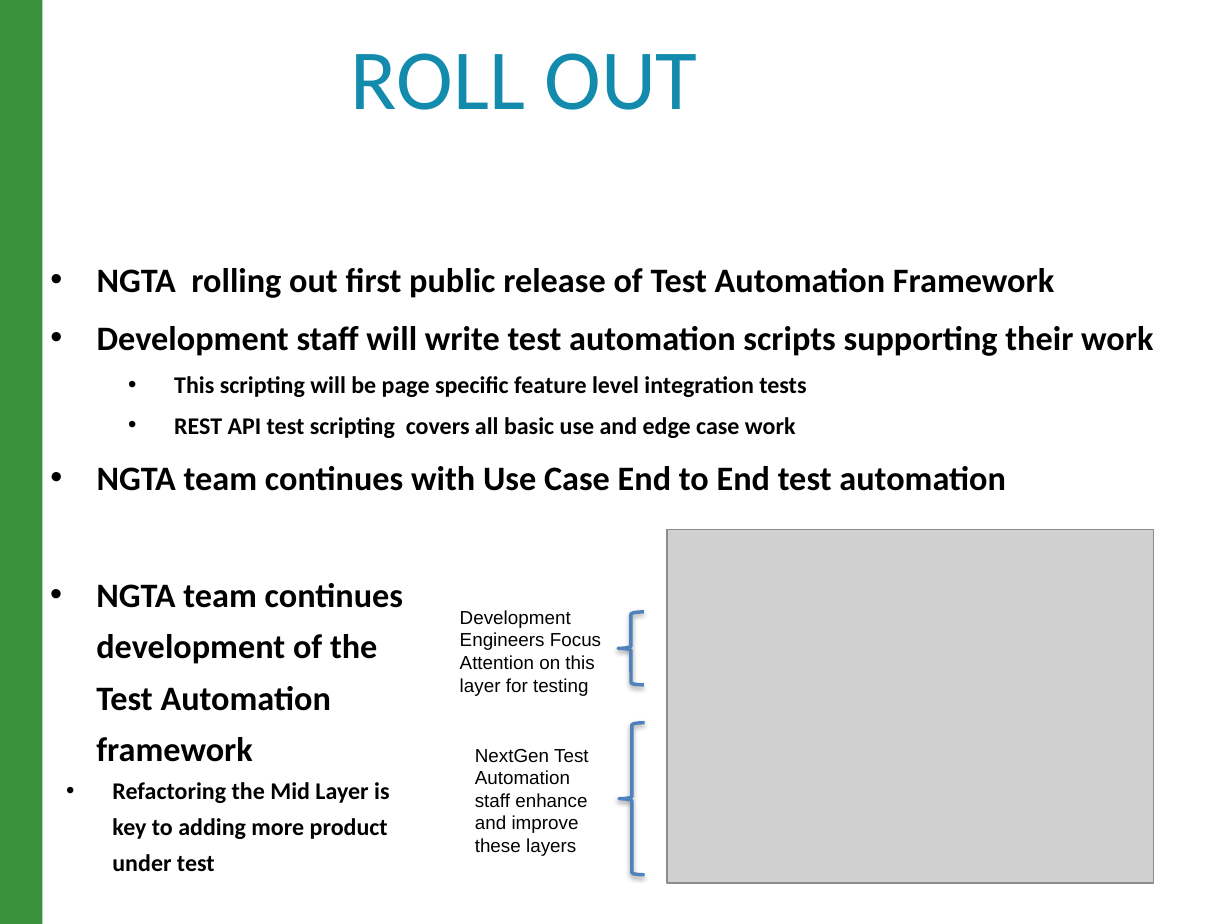
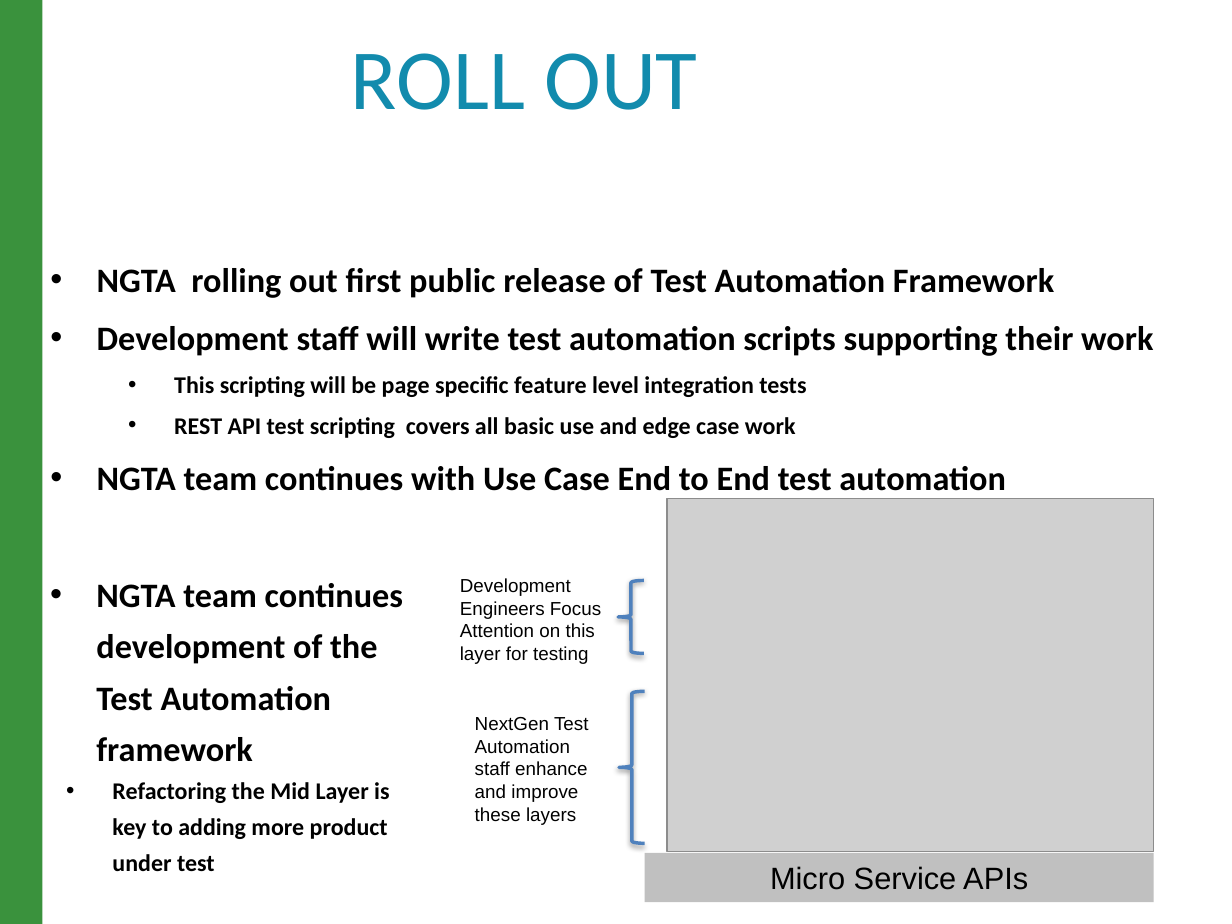
Before and after one commit to raghav9329/mainProf, a slide deck: slide 14 of CurrentWork_Delta/CX_StrategyPowerPoint.pptx. Drawn at 1232x924 pixels with LibreOffice and Linux fonts; fonts in the diff are those of the drawing; grey boxes stand for pictures. Boxes give left, top, right and bottom in pixels: in the first picture for what was removed or moved away, otherwise in the second. Text is boxed around its words. In the diff, an @@ line names an element or a change of style, - is before the commit and + after.

```diff
--- a/CurrentWork_Delta/CX_StrategyPowerPoint.pptx
+++ b/CurrentWork_Delta/CX_StrategyPowerPoint.pptx
@@ 2 texts, 2 left braces, 1 picture: place and size @@
-2 texts, 2 left braces, 1 picture at (460, 530, 1153, 883)
+2 texts, 2 left braces, 1 picture at (460, 499, 1153, 853)
@@ rectangle added at (644, 853, 1153, 902), fill #C0C0C0, 18 pt, text #000000 @@
+Micro Service APIs
```
Also in this commit, not shown: 2 other slides changed, 2 other files.
